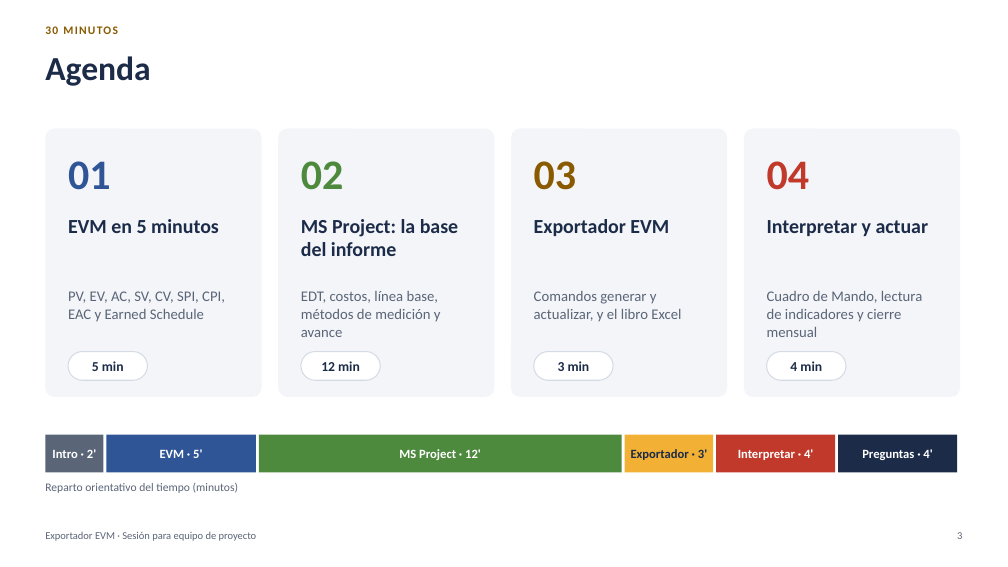
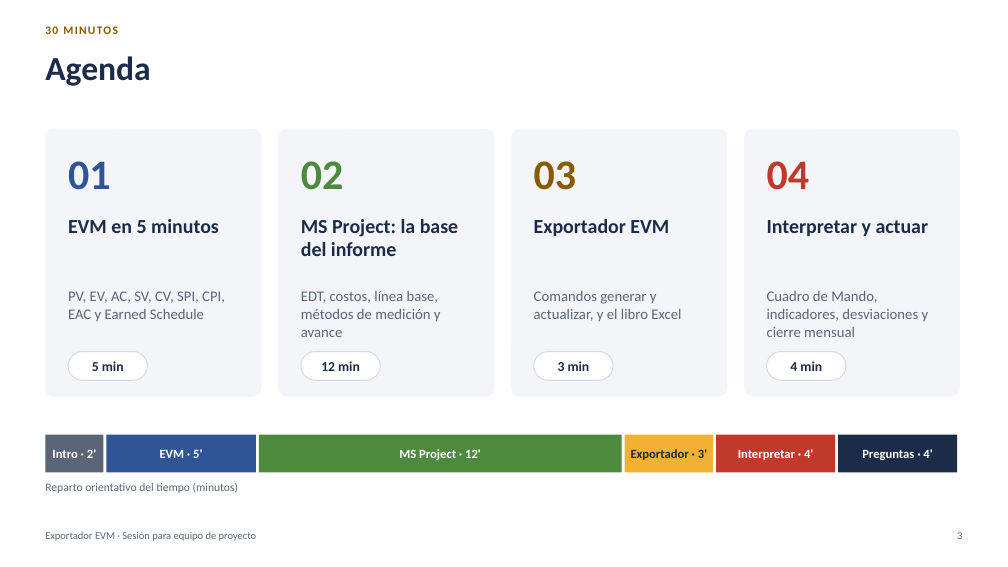
Before and after one commit to MarceloSalazar/evm-automation, a slide deck: slide 3 of docs/presentacion-jefes-de-proyecto.pptx. Drawn at 1008x567 pixels with LibreOffice and Linux fonts; fonts in the diff are those of the drawing. Boxes give left, top, right and bottom in pixels: in the first picture for what was removed or moved away, otherwise in the second. Text is boxed around its words. In the diff, an @@ line names an element or a change of style, - is before the commit and + after.

```diff
--- a/docs/presentacion-jefes-de-proyecto.pptx
+++ b/docs/presentacion-jefes-de-proyecto.pptx
@@ text at bbox=[767, 291, 929, 337]: text changed @@
-Cuadro de Mando, lectura de indicadores y cierre mensual
+Cuadro de Mando, indicadores, desviaciones y cierre mensual
```
Also in this commit, not shown: 8 other slides changed, 1 slide added, 29 other files.
